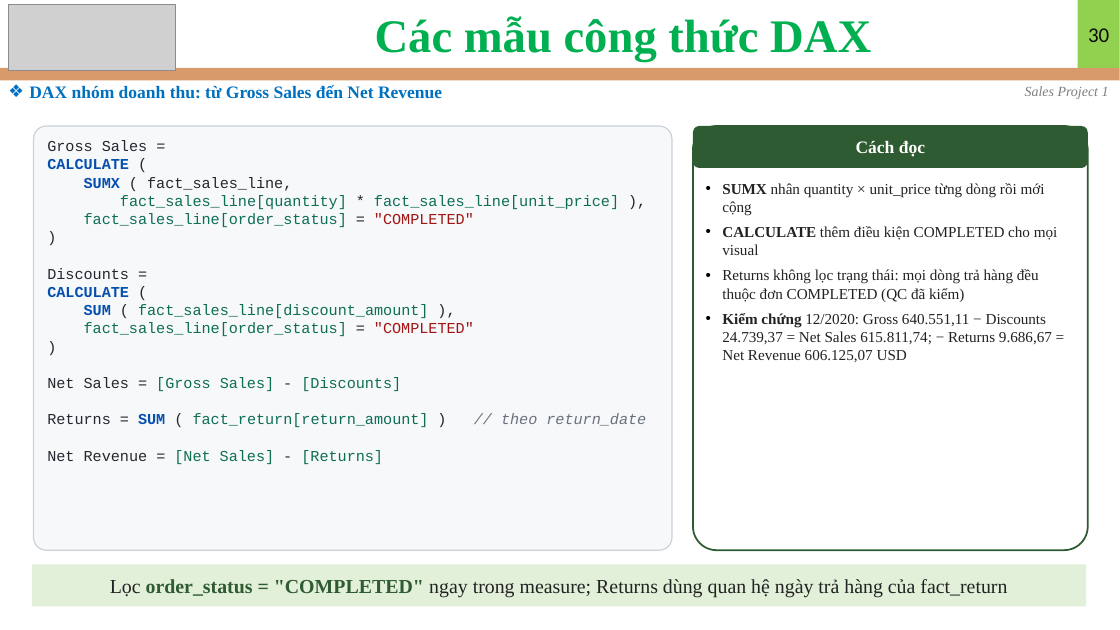
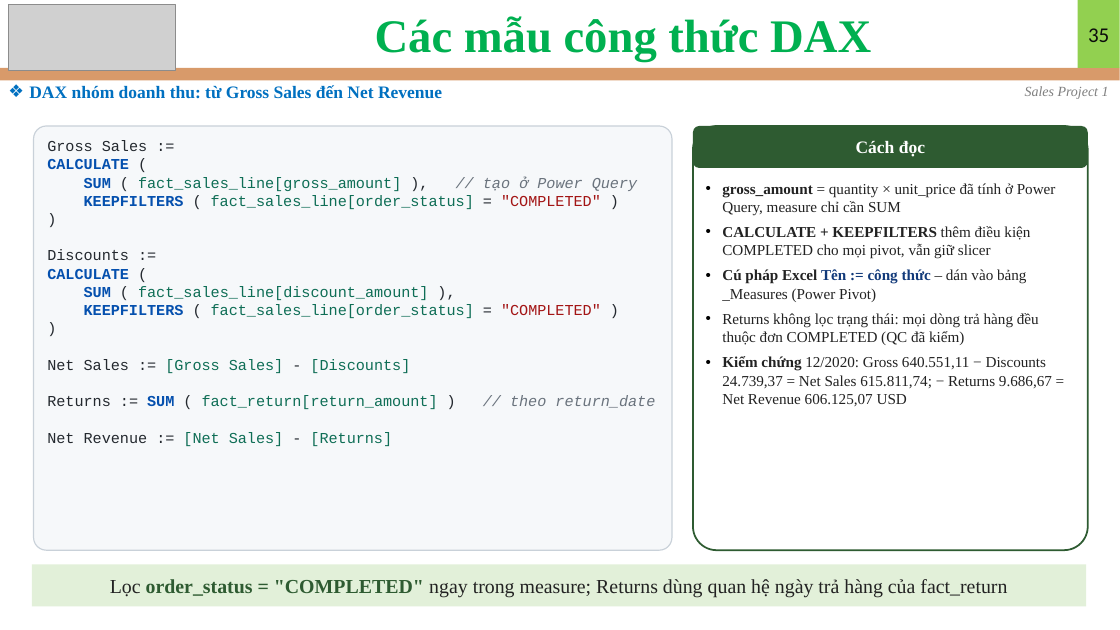
Before and after one commit to nguyennguyenphuc/eDA-Mentor, a slide deck: slide 35 of Sales/Sales Data/Project 1/Slide_Project_1.pptx (slide 30 before the commit). Drawn at 1120x630 pixels with LibreOffice and Linux fonts; fonts in the diff are those of the drawing; grey boxes stand for pictures. Boxes give left, top, right and bottom in pixels: in the first picture for what was removed or moved away, otherwise in the second. Text is boxed around its words. In the diff, an @@ line names an element or a change of style, - is before the commit and + after.

```diff
--- a/Sales/Sales Data/Project 1/Slide_Project_1.pptx
+++ b/Sales/Sales Data/Project 1/Slide_Project_1.pptx
@@ page number at <box>1088,28,1109,42</box>: text changed @@
-30
+35
@@ text in rounded rectangle at <box>84,176,637,209</box>: text changed @@
-SUMX ( fact_sales_line,
-fact_sales_line[quantity] * fact_sales_line[unit_price] ),
-fact_sales_line[order_status] = "COMPLETED"
+SUM ( fact_sales_line[gross_amount] ), // tạo ở Power Query
+KEEPFILTERS ( fact_sales_line[order_status] = "COMPLETED" )
@@ text at <box>722,183,1056,302</box>: text changed @@
-• SUMX nhân quantity × unit_price từng dòng rồi mới cộng
-• CALCULATE thêm điều kiện COMPLETED cho mọi visual
+• gross_amount = quantity × unit_price đã tính ở Power Query, measure chỉ cần SUM
+• CALCULATE + KEEPFILTERS thêm điều kiện COMPLETED cho mọi pivot, vẫn giữ slicer
+• Cú pháp Excel Tên := công thức – dán vào bảng _Measures (Power Pivot)
@@ text in rounded rectangle at <box>47,249,129,260</box>: text changed @@
-Discounts =
+Discounts :=
@@ text in rounded rectangle at <box>84,304,601,318</box>: text changed @@
-fact_sales_line[order_status] = "COMPLETED"
+KEEPFILTERS ( fact_sales_line[order_status] = "COMPLETED" )
@@ text in rounded rectangle at <box>47,359,655,446</box>: text changed @@
-Net Sales = [Gross Sales] - [Discounts]
-Returns = SUM ( fact_return[return_amount] ) // theo return_date
-Net Revenue = [Net Sales] - [Returns]
+Net Sales := [Gross Sales] - [Discounts]
+Returns := SUM ( fact_return[return_amount] ) // theo return_date
+Net Revenue := [Net Sales] - [Returns]
```
Also in this commit, not shown: 11 other slides changed, 7 slides added, 34 other files.
